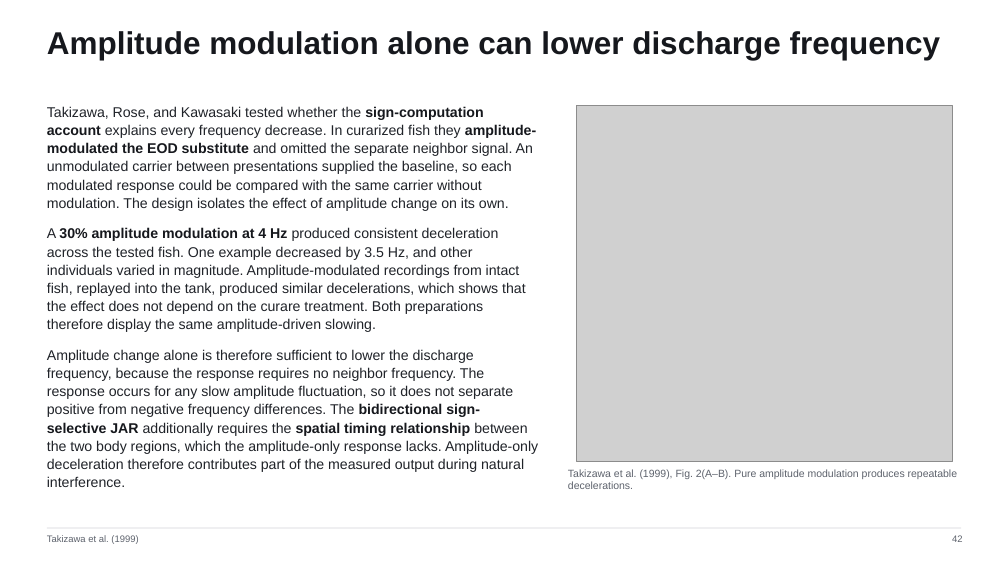
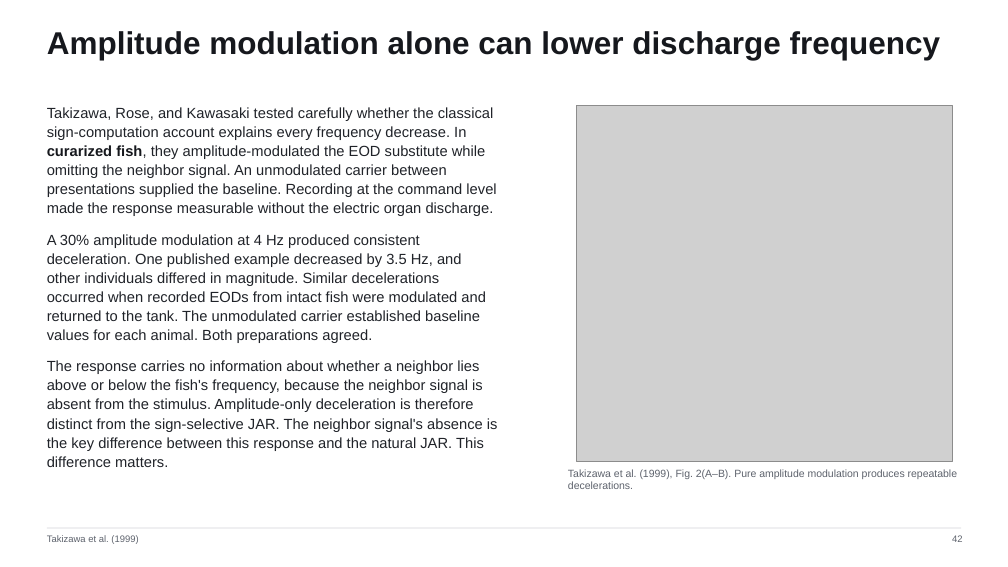
Before and after one commit to jordanxxlopez/NEUROETHOLOGY, a slide deck: slide 55 of scaffolded/Neuroethology_Lecture22_FA2026_SCAFFOLDED.pptx. Drawn at 1008x567 pixels with LibreOffice and Linux fonts; fonts in the diff are those of the drawing; grey boxes stand for pictures. Boxes give left, top, right and bottom in pixels: in the first picture for what was removed or moved away, otherwise in the second. Text is boxed around its words. In the diff, an @@ line names an element or a change of style, - is before the commit and + after.

```diff
--- a/scaffolded/Neuroethology_Lecture22_FA2026_SCAFFOLDED.pptx
+++ b/scaffolded/Neuroethology_Lecture22_FA2026_SCAFFOLDED.pptx
@@ text at (x1=47, y1=107, x2=498, y2=467): text changed; size 13.5 to 14 pt @@
-Takizawa, Rose, and Kawasaki tested whether the sign-computation account explains every frequency decrease. In curarized fish they amplitude-modulated the EOD substitute and omitted the separate neighbor signal. An unmodulated carrier between presentations supplied the baseline, so each modulated response could be compared with the same carrier without modulation. The design isolates the effect of amplitude change on its own.
-A 30% amplitude modulation at 4 Hz produced consistent deceleration across the tested fish. One example decreased by 3.5 Hz, and other individuals varied in magnitude. Amplitude-modulated recordings from intact fish, replayed into the tank, produced similar decelerations, which shows that the effect does not depend on the curare treatment. Both preparations therefore display the same amplitude-driven slowing.
-Amplitude change alone is therefore sufficient to lower the discharge frequency, because the response requires no neighbor frequency. The response occurs for any slow amplitude fluctuation, so it does not separate positive from negative frequency differences. The bidirectional sign-selective JAR additionally requires the spatial timing relationship between the two body regions, which the amplitude-only response lacks. Amplitude-only deceleration therefore contributes part of the measured output during natural interference.
+Takizawa, Rose, and Kawasaki tested carefully whether the classical sign-computation account explains every frequency decrease. In curarized fish, they amplitude-modulated the EOD substitute while omitting the neighbor signal. An unmodulated carrier between presentations supplied the baseline. Recording at the command level made the response measurable without the electric organ discharge.
+A 30% amplitude modulation at 4 Hz produced consistent deceleration. One published example decreased by 3.5 Hz, and other individuals differed in magnitude. Similar decelerations occurred when recorded EODs from intact fish were modulated and returned to the tank. The unmodulated carrier established baseline values for each animal. Both preparations agreed.
+The response carries no information about whether a neighbor lies above or below the fish's frequency, because the neighbor signal is absent from the stimulus. Amplitude-only deceleration is therefore distinct from the sign-selective JAR. The neighbor signal's absence is the key difference between this response and the natural JAR. This difference matters.
```
Also in this commit, not shown: 53 other slides changed, 5 slides added, 5 slides removed, 3 other files.
